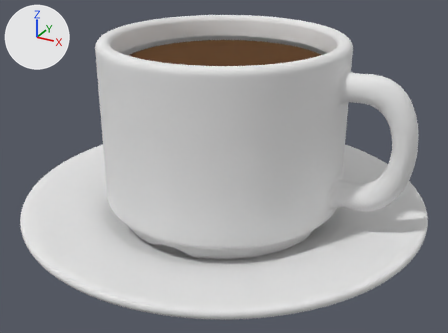
Renders of the FBX model unity/DearFriend/Assets/Features/Models/CoffeeMugSips.fbx from each side of a commit.
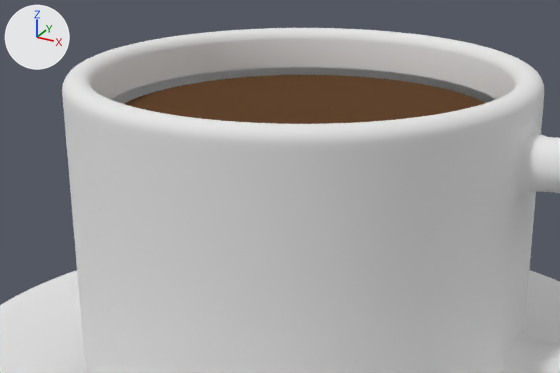
Old and new are each drawn whole from a camera (50 mm lens) standing at (0.0729, -0.1326, 0.0809) and looking at (0.0018, -0.0032, 0.0162) and again close up on the part from 14% to 81% of the width and 0% to 60% of the height. The axes (+X, +Y, +Z) are drawn at upper left. The lights are the same throughout. The older version's two pictures come first. Where no turn or scale is listed for an object, it has been applied to the vertices.

Before the edit, the objects in view are built like this:
```python
me_maillage_001 = bpy.data.meshes.new('Maillage.001')
me_maillage_001.from_pydata(...)  # 13503 vertices, 13440 faces; spans x -0.0415..0.0384, y -0.031..0.031, z 0.0..0.047
me_maillage_001.materials.append(mat_white)  # white #e7e7e7
me_maillage_002 = bpy.data.meshes.new('Maillage.002')
me_maillage_002.from_pydata(...)  # 5506 vertices, 5504 faces; spans x -0.0529..0.0529, y -0.0529..0.0529, z -0.0296..-0.0225
me_maillage_002.materials.append(mat_white_001)  # white #e7e7e7
me_maillage_003 = bpy.data.meshes.new('Maillage.003')
me_maillage_003.from_pydata(...)  # 1026 vertices, 1152 faces; spans x -0.0364..0.0161, y -0.0262..0.0262, z 0.04..0.0406
me_maillage_003.materials.append(mat_coffee)  # brown #573300
ob_coffeelevel = bpy.data.objects.new('CoffeeLevel', me_maillage_003)
ob_coffeelevel.location = (0.0105, 0.0, 0.0022)
ob_cup = bpy.data.objects.new('Cup', me_maillage_001)
ob_cup.location = (0.0105, 0.0, 0.0022)
ob_plate = bpy.data.objects.new('Plate', me_maillage_002)
ob_plate.location = (0.0, 0.0, 0.0296)
```
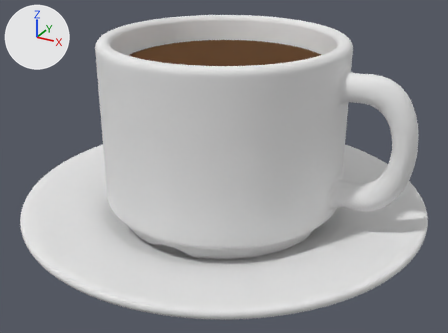
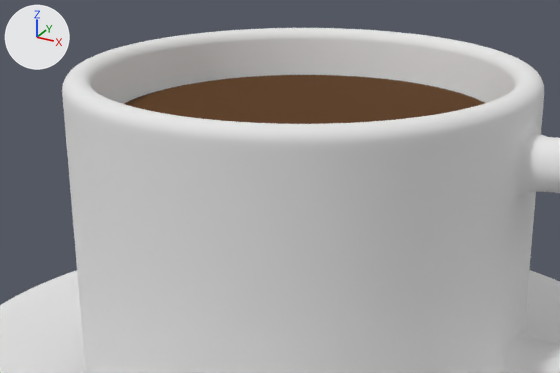
Commit message: coffee mug fixed

Scene script edits in JSON lines:
```json
{"block": "me_maillage_001", "where": "# used by ob_cup; location = (0.0105, 0.0, 0.0022)"}
{"op": "remove", "block": "me_maillage_001", "code": "me_maillage_001.from_pydata(...)  # 13503 vertices, 13440 faces; spans x -0.0415..0.0384, y -0.031..0.031, z 0.0..0.047"}
{"op": "add", "block": "me_maillage_001", "code": "me_maillage_001.from_pydata(...)  # 14015 vertices, 13953 faces; spans x -0.0415..0.0384, y -0.031..0.031, z 0.0..0.047"}
{"block": "me_maillage_001", "change": "me_maillage_001 part 1: 640 vertices added at x -0.0376..0.0166, y -0.0271..0.0271, z 0.0075..0.0109"}
{"block": "me_maillage_001", "change": "other edits to the shape of me_maillage_001 do not show in these pictures"}
```

Boxes [x1, y1, x2, y2] around the edits, measured in the close-ups (560 x 373 px):
```json
{"part": 1, "of": "me_maillage_001", "change": "added", "after": [92, 39, 514, 104]}
```
